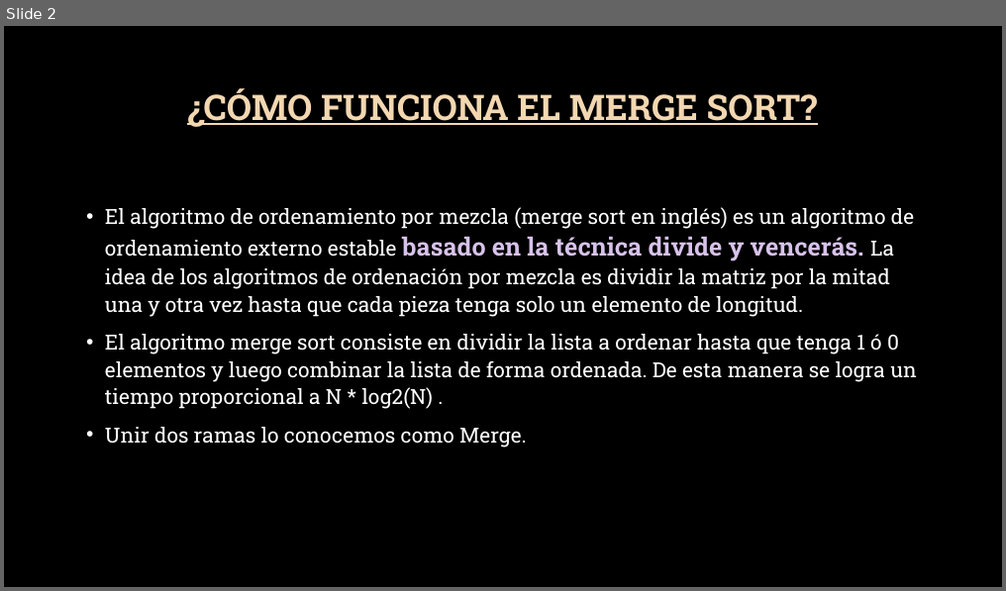
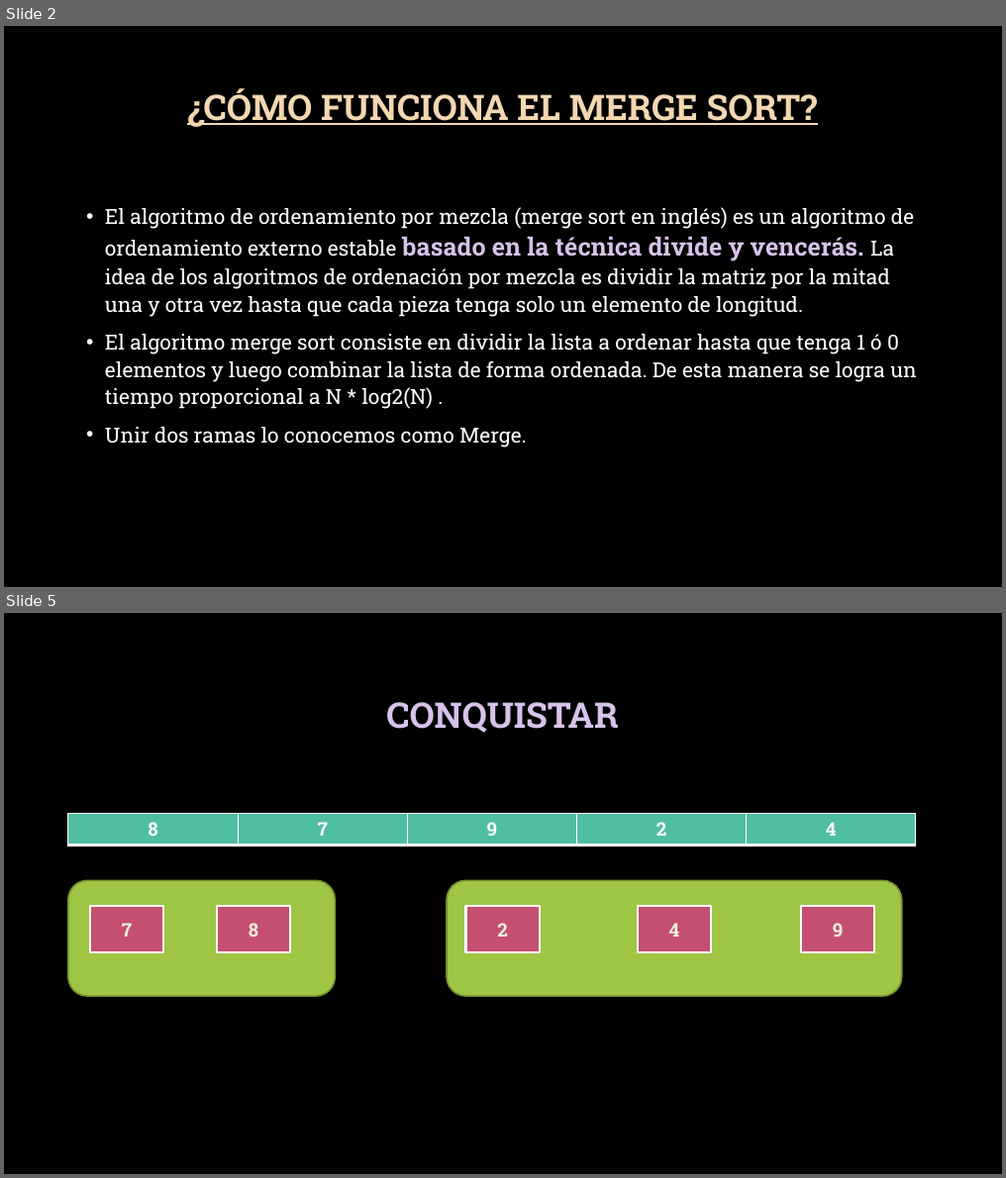
Before and after one commit to LUIS71913667/expo_bichota, a slide deck: bichota_exponiendo.pptx. Shown one above the other, each under a label of ours: slide 2 before the commit, slides 2 and 5 after it; the slides between them are not shown. The pictures are 1006x591 and 1006x1178 pixels, drawn with LibreOffice and Linux fonts; fonts in the diff are those of the drawing; background and template pictures are left out. Boxes give left, top, right and bottom in pixels: in the first picture for what was removed or moved away, otherwise in the second. Text is boxed around its words. In the diff, an @@ line names an element or a change of style, - is before the commit and + after.

```diff
--- a/bichota_exponiendo.pptx
+++ b/bichota_exponiendo.pptx
@@ slide 5 added at bbox=[4, 613, 1002, 1174], background picture (left out) @@
@@ title added at bbox=[386, 702, 618, 733], 34 pt, text #D7C2EA, bold @@
+CONQUISTAR
@@ table added at bbox=[68, 814, 915, 845], 1 rows, 5 columns @@
+8 | 7 | 9 | 2 | 4
@@ rounded rectangle added at bbox=[68, 881, 336, 997], fill #9EC544, outline #759232 1.5 pt @@
@@ rectangle added at bbox=[90, 906, 163, 953], fill #C54F71, outline #FFFFFF 2 pt, 18 pt, text pattern #9EC544 on #ECF3DA, bold @@
+7
@@ rectangle added at bbox=[217, 906, 290, 953], fill #C54F71, outline #FFFFFF 2 pt, 18 pt, text pattern #9EC544 on #ECF3DA, bold @@
+8
@@ rounded rectangle added at bbox=[447, 881, 902, 997], fill #9EC544, outline #759232 1.5 pt @@
@@ rectangle added at bbox=[466, 906, 540, 953], fill #C54F71, outline #FFFFFF 2 pt, 18 pt, text pattern #9EC544 on #ECF3DA, bold @@
+2
@@ rectangle added at bbox=[638, 906, 711, 953], fill #C54F71, outline #FFFFFF 2 pt, 18 pt, text pattern #9EC544 on #ECF3DA, bold @@
+4
@@ rectangle added at bbox=[801, 906, 874, 953], fill #C54F71, outline #FFFFFF 2 pt, 18 pt, text pattern #9EC544 on #ECF3DA, bold @@
+9
```
Also in this commit, not shown: 1 slide changed, 2 other slides added, 1 slide removed.
